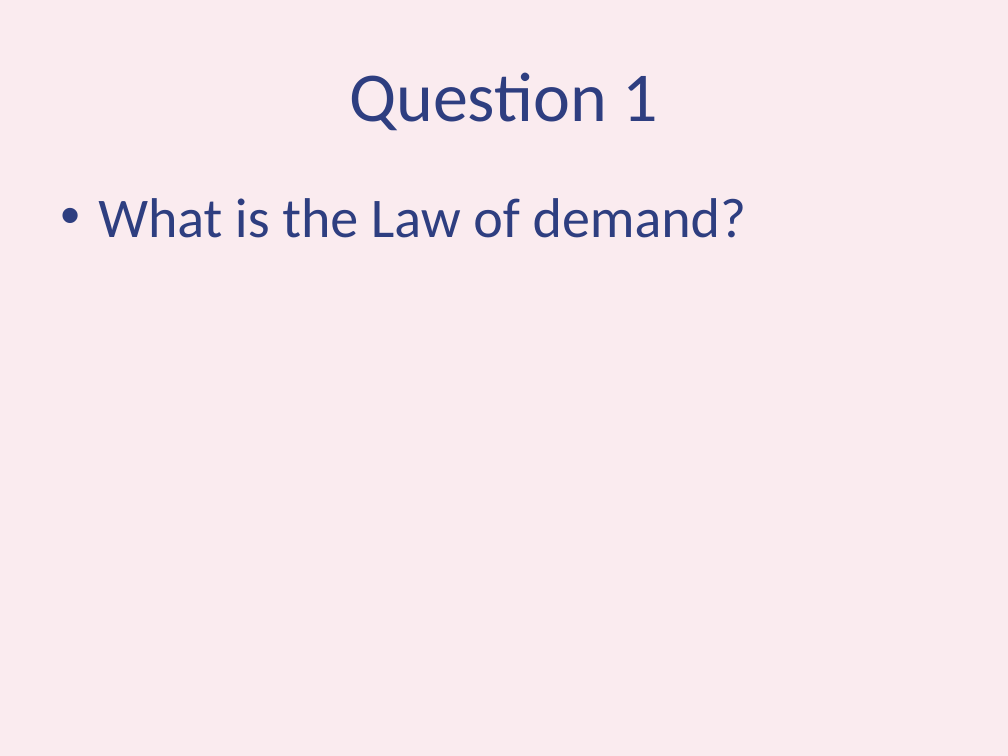
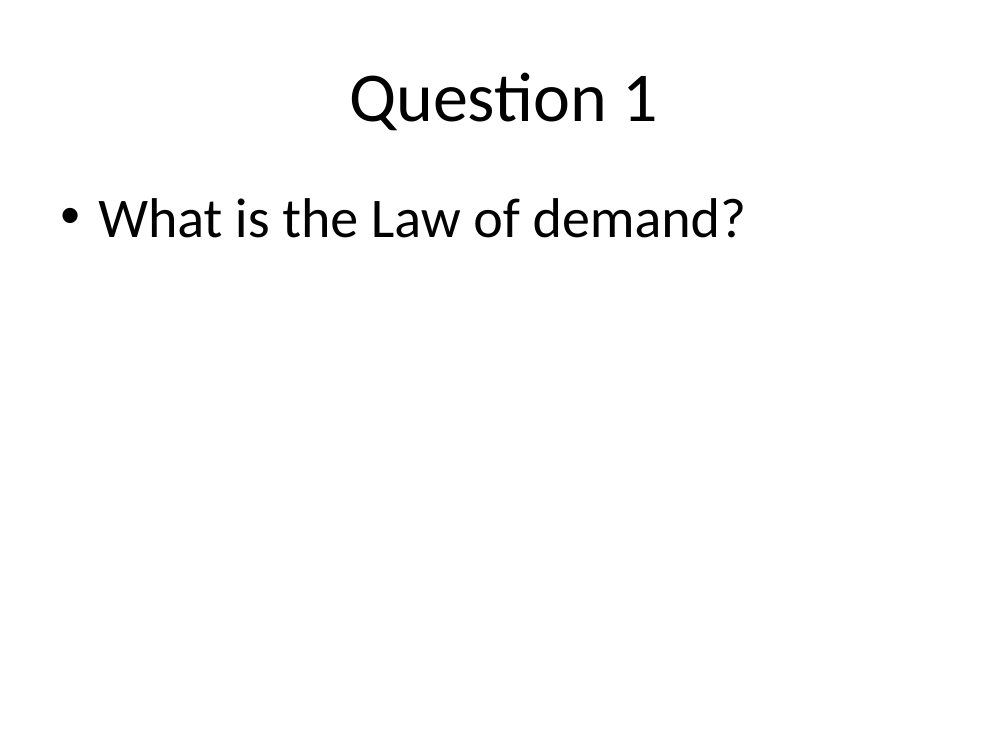
Before and after one commit to zhixiangteoh/tP, a slide deck: slide 2 of pptx/Micro-Economics.pptx. Drawn at 1008x756 pixels with LibreOffice and Linux fonts; fonts in the diff are those of the drawing. Boxes give left, top, right and bottom in pixels: in the first picture for what was removed or moved away, otherwise in the second. Text is boxed around its words. In the diff, an @@ line names an element or a change of style, - is before the commit and + after.

Commit message:
Update pptx Color Options

```diff
--- a/pptx/Micro-Economics.pptx
+++ b/pptx/Micro-Economics.pptx
@@ background #FAEBEF to #FFFFFF @@
@@ title "Question 1" at box(349, 72, 658, 131): text colour #2E3E80 to #000000 @@
@@ text "What is the Law of ..." at box(98, 198, 746, 238): text colour #2E3E80 to #000000 @@
```
Also in this commit, not shown: 10 other slides changed, 8 other files.
